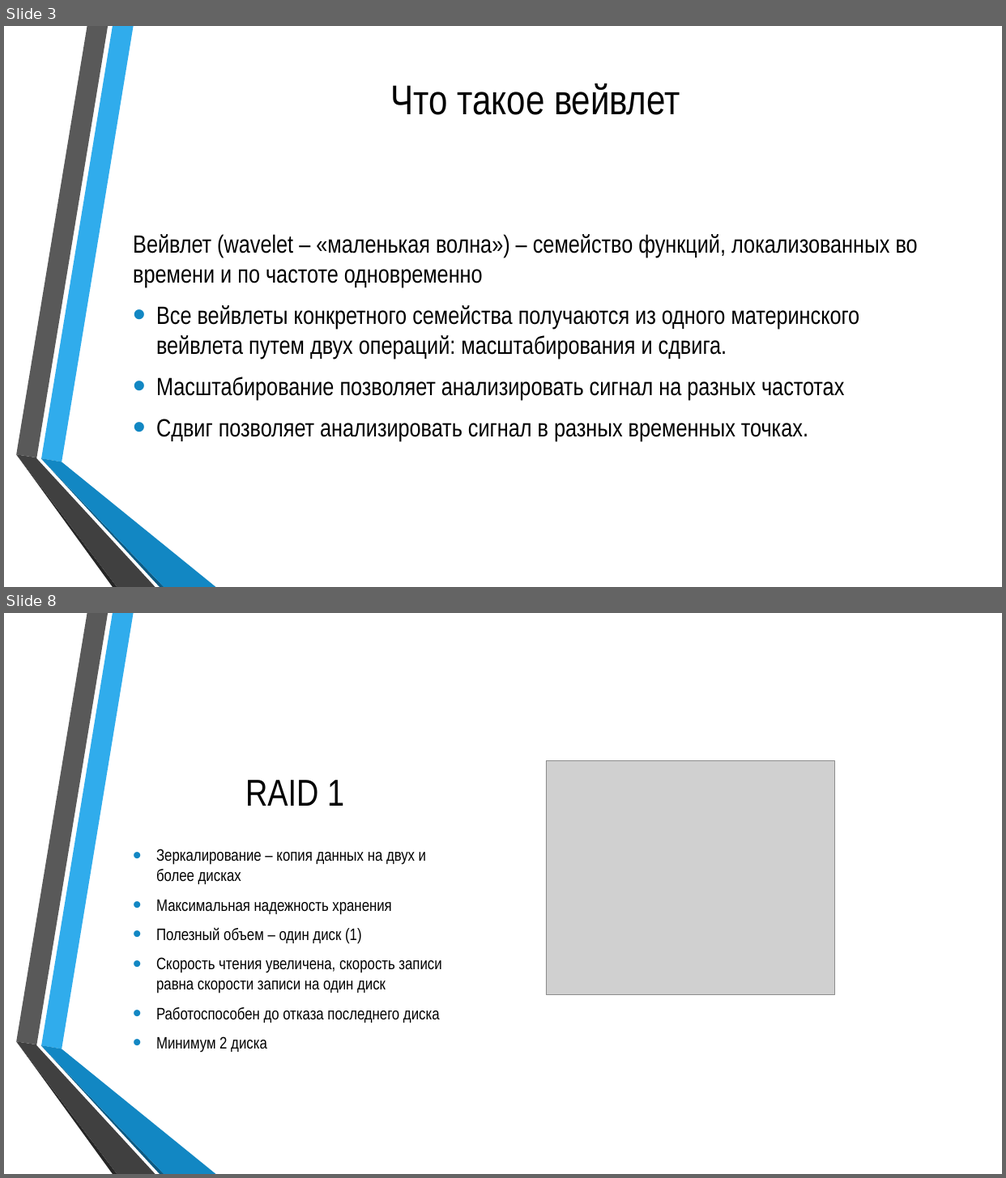
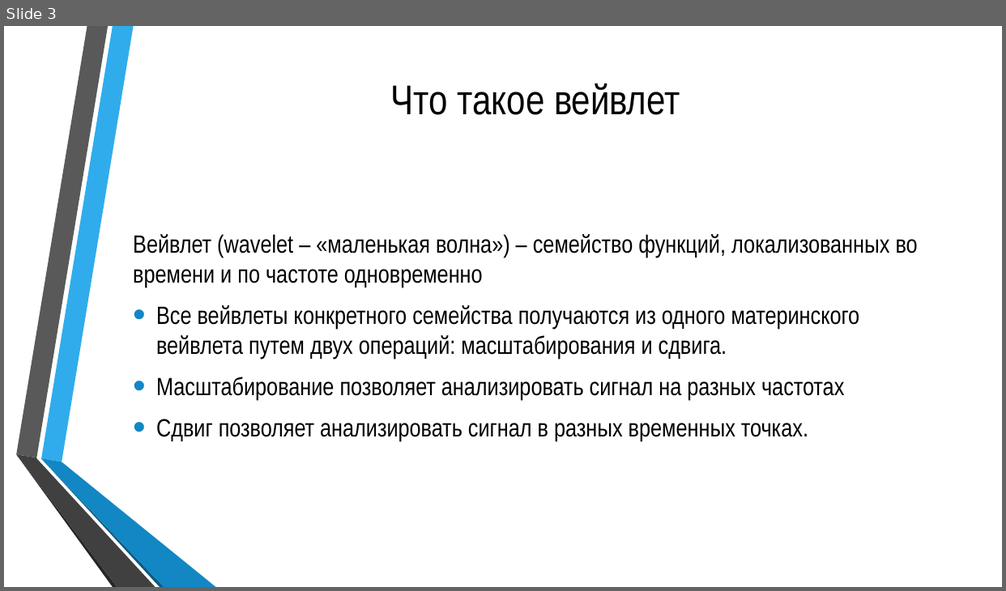
Before and after one commit to Silvarious9862/cosii, a slide deck: sem1/ref/250541_REFPREZ_Бобрик_В.Ю_ЦОСиИ.pptx. Shown one above the other, each under a label of ours: slides 3 and 8 before the commit, slide 3 after it; the slides between them are not shown. The pictures are 1006x1178 and 1006x591 pixels, drawn with LibreOffice and Linux fonts; fonts in the diff are those of the drawing; grey boxes stand for pictures; background and template pictures are left out. Boxes give left, top, right and bottom in pixels: in the first picture for what was removed or moved away, otherwise in the second. Text is boxed around its words. In the diff, an @@ line names an element or a change of style, - is before the commit and + after.

```diff
--- a/sem1/ref/250541_REFPREZ_Бобрик_В.Ю_ЦОСиИ.pptx
+++ b/sem1/ref/250541_REFPREZ_Бобрик_В.Ю_ЦОСиИ.pptx
@@ slide 8 removed at <box>4,613,1002,1174</box>, background picture (left out); not listed: 6 template elements that a slide beside it also shows @@
@@ title removed at <box>245,780,344,806</box> @@
-RAID 1
@@ picture removed at <box>546,761,834,995</box> @@
@@ text removed at <box>156,849,441,1053</box> @@
-• Зеркалирование – копия данных на двух и более дисках
-• Максимальная надежность хранения
-• Полезный объем – один диск (1)
-• Скорость чтения увеличена, скорость записи равна скорости записи на один диск
-• Работоспособен до отказа последнего диска
-• Минимум 2 диска
```
Also in this commit, not shown: 2 slides changed, 11 slides added, 19 other slides removed, 5 other files.
